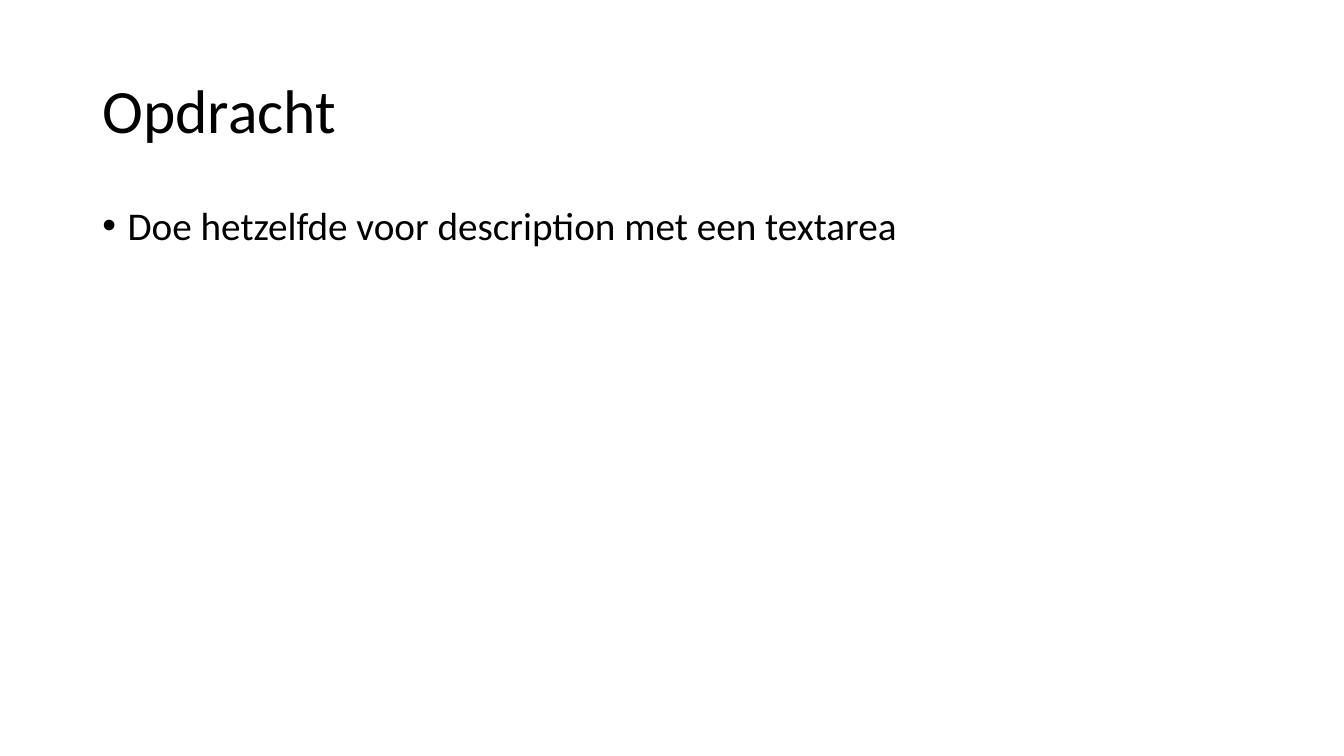
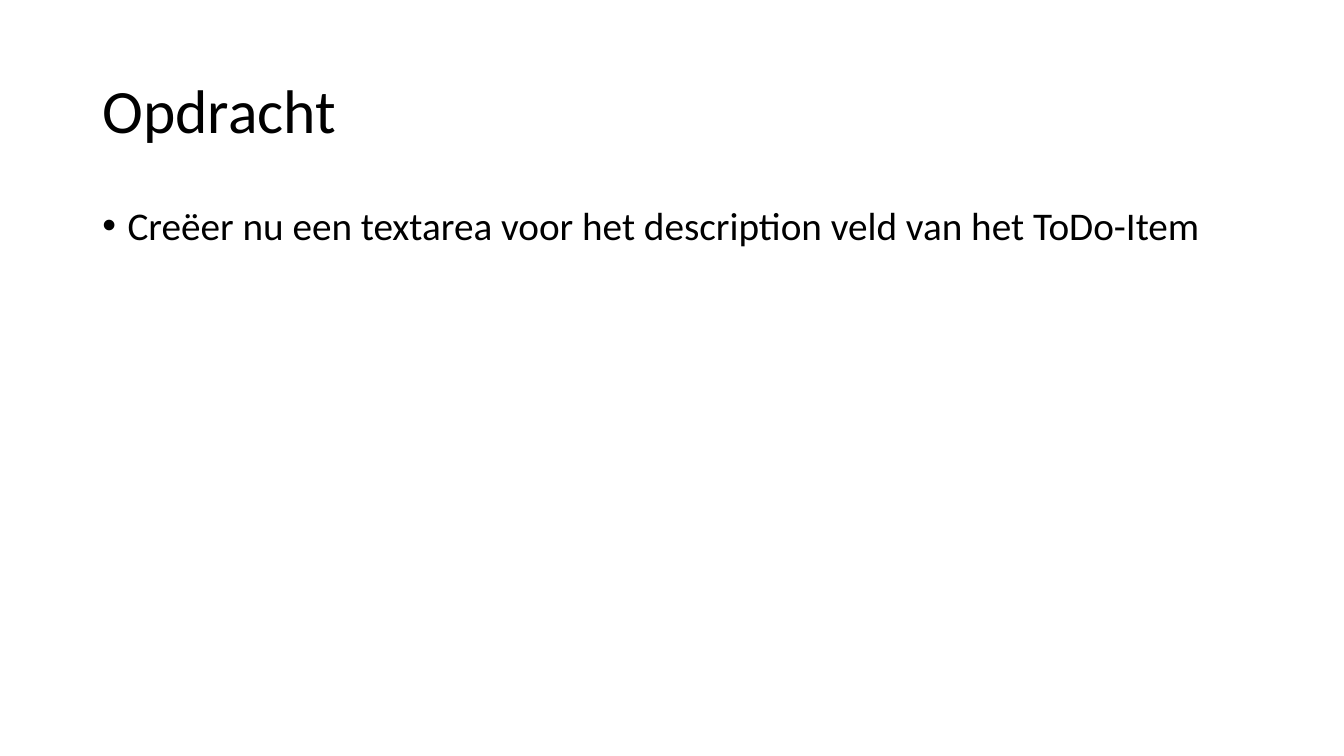
Before and after one commit to spirit-coding/todo-app-aj33349, a slide deck: slide 25 of Angular2.pptx (slide 23 before the commit). Drawn at 1344x756 pixels with LibreOffice and Linux fonts; fonts in the diff are those of the drawing. Boxes give left, top, right and bottom in pixels: in the first picture for what was removed or moved away, otherwise in the second. Text is boxed around its words. In the diff, an @@ line names an element or a change of style, - is before the commit and + after.

```diff
--- a/Angular2.pptx
+++ b/Angular2.pptx
@@ text at <box>128,212,1199,247</box>: text changed @@
-• Doe hetzelfde voor description met een textarea
+• Creëer nu een textarea voor het description veld van het ToDo-Item
```
Also in this commit, not shown: 6 other slides changed, 4 slides added.
